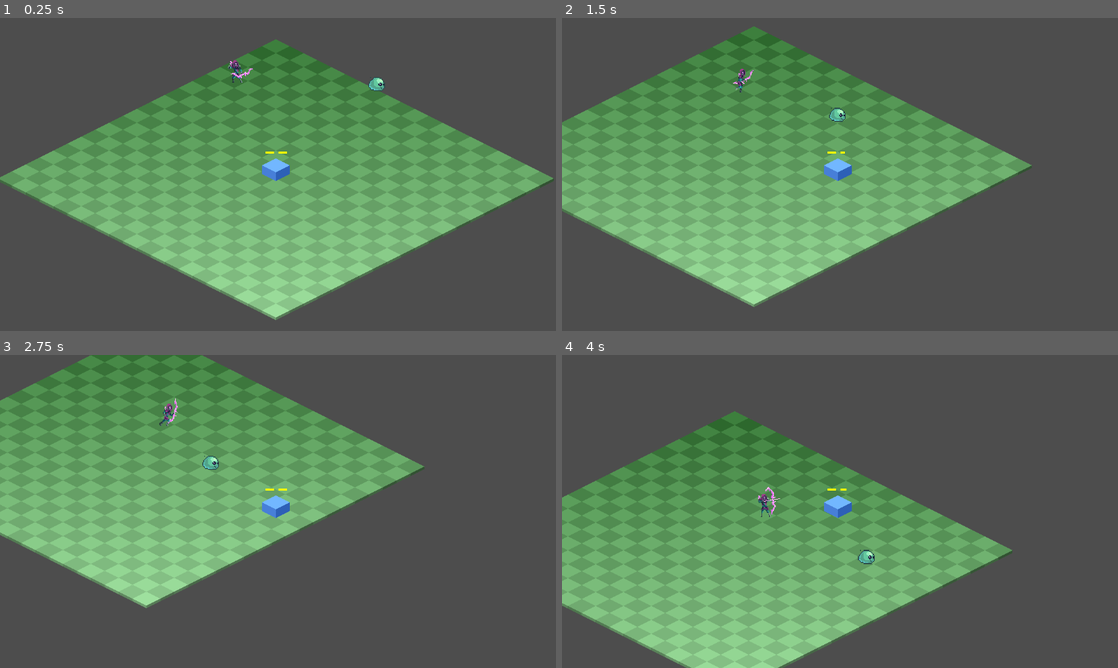
Above: before the commit, frames 1-4 (two rows, left to right).
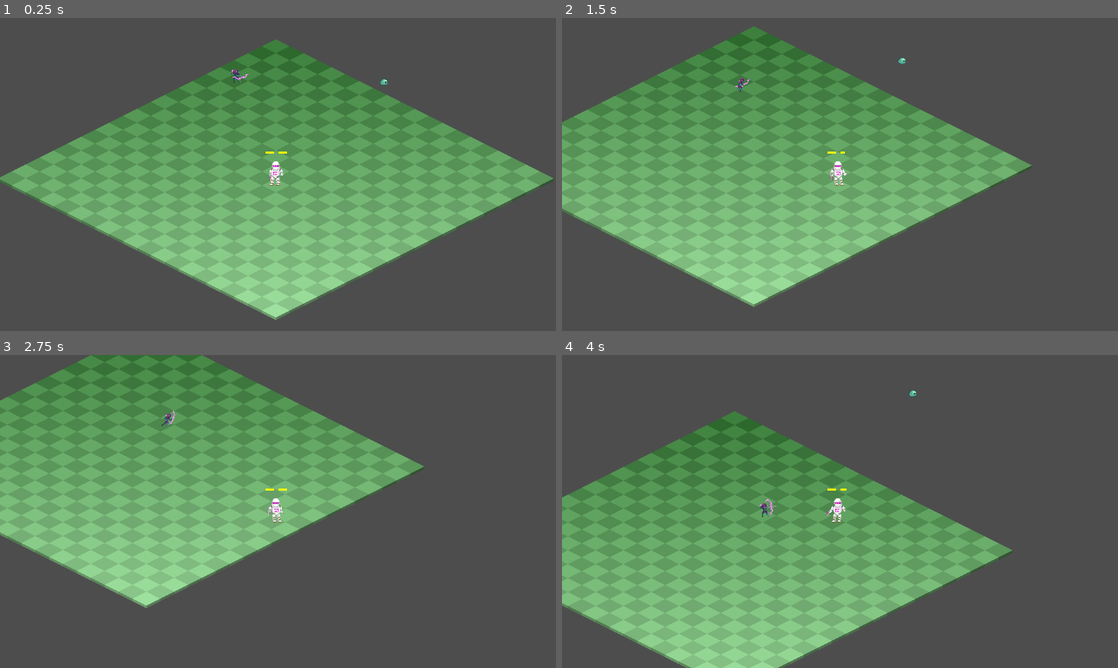
Above: after the commit, the same moments.

Repository: NoeRoberties/Odomat
Game: Godot game, scene res://Scenes/Maps/World.tscn
Same seed, same stepped clock (60 frames per second), same inputs: the game is played once before the commit and once after it.
Inputs (mouse positions are in pixels of both pictures, inside the frame that each line leads up to):
- Up to frame 1 (0.25 s): no input
- Up to frame 2 (1.5 s): tap Enter at 0.5 s; move the mouse to (962, 158) at 0.52 s; hold D (move_right) 0.53-1.28 s; hold Shift (dash) 0.53-1.28 s; move the mouse to (728, 190) at 1.27 s; hold S (move_down) from 1.28 s (still down); tap Space (interact_npc) at 1.35 s
- Up to frame 3 (2.75 s): move the mouse to (333, 442) at 2.02 s; release S (move_down) at 2.03 s; press the mouse at (333, 442) at 2.03 s; hold D (move_right) from 2.03 s (still down)
- Up to frame 4 (4 s): move the mouse to (812, 574) at 2.77 s; release D (move_right) at 2.78 s; release the mouse at (812, 574) at 2.78 s; hold W (move_up) 2.78-3.53 s; tap Shift (dash) at 2.85 s; move the mouse to (1006, 558) at 3.52 s; hold A (move_left) from 3.53 s (still down); hold Space (interact_npc) from 3.53 s (still down)

The runs differ from the first frame. In frame 1, 0.5% of the frame differs, in the area x 41-70%, y 13-54%; in frame 2, 0.5%; in frame 3, 0.5%; in frame 4, 0.6%, in the area x 35-64%, y 11-67%.

Commit message:
[ADD] Modules animation with graphic assets

Diff:
--- a/godot-project/odomat/Scenes/Maps/World.tscn
+++ b/godot-project/odomat/Scenes/Maps/World.tscn
@@ -12,13 +12,11 @@
 
 [node name="Slime" parent="." unique_id=1381557161 instance=ExtResource("3_7g83o")]
 position = Vector2(231, 112)
-scale = Vector2(2.1210763, 2.144)
 
 [node name="Player" parent="." unique_id=979638911 instance=ExtResource("1_Player")]
 
 [node name="Archer" parent="." unique_id=1862442761 instance=ExtResource("4_87k0f")]
 position = Vector2(-90, 109)
-scale = Vector2(1.3312757, 1.6796117)
 
 [node name="NPC" parent="." unique_id=714362369 instance=ExtResource("5_81t7q")]
 position = Vector2(119, -61)
--- a/godot-project/odomat/Scenes/Modules/Chips/ChipBasic.tscn
+++ b/godot-project/odomat/Scenes/Modules/Chips/ChipBasic.tscn
@@ -2,6 +2,7 @@
 
 [ext_resource type="Script" uid="uid://oj1v6fj853p2" path="res://Scripts/Player/Modules/ChipModule/chip_basic.gd" id="1_mod"]
 [ext_resource type="Script" uid="uid://dshkf1jvbt0hi" path="res://Scripts/Player/Modules/module_data.gd" id="2_data"]
+[ext_resource type="Texture2D" uid="uid://c8p0hrc0a4pjt" path="res://Assets/MainCharacter/chest_head.png" id="3_xib44"]
 
 [sub_resource type="Resource" id="Resource_data"]
 script = ExtResource("2_data")
@@ -9,6 +10,107 @@
 slot = 3
 description = "Placeholder chip module with no active behavior yet."
 
-[node name="ChipIdleModule" type="Node" unique_id=1576743659]
+[sub_resource type="AtlasTexture" id="AtlasTexture_h54ih"]
+atlas = ExtResource("3_xib44")
+region = Rect2(0, 0, 64, 64)
+
+[sub_resource type="AtlasTexture" id="AtlasTexture_ude3g"]
+atlas = ExtResource("3_xib44")
+region = Rect2(64, 0, 64, 64)
+
+[sub_resource type="AtlasTexture" id="AtlasTexture_jmcll"]
+atlas = ExtResource("3_xib44")
+region = Rect2(128, 0, 64, 64)
+
+[sub_resource type="AtlasTexture" id="AtlasTexture_4wape"]
+atlas = ExtResource("3_xib44")
+region = Rect2(192, 0, 64, 64)
+
+[sub_resource type="AtlasTexture" id="AtlasTexture_t26db"]
+atlas = ExtResource("3_xib44")
+region = Rect2(0, 64, 64, 64)
+
+[sub_resource type="AtlasTexture" id="AtlasTexture_fk5o5"]
+atlas = ExtResource("3_xib44")
+region = Rect2(64, 64, 64, 64)
+
+[sub_resource type="AtlasTexture" id="AtlasTexture_825xp"]
+atlas = ExtResource("3_xib44")
+region = Rect2(128, 64, 64, 64)
+
+[sub_resource type="AtlasTexture" id="AtlasTexture_ji083"]
+atlas = ExtResource("3_xib44")
+region = Rect2(192, 64, 64, 64)
+
+[sub_resource type="AtlasTexture" id="AtlasTexture_0kmp4"]
+atlas = ExtResource("3_xib44")
+region = Rect2(0, 128, 64, 64)
+
+[sub_resource type="AtlasTexture" id="AtlasTexture_i5acl"]
+atlas = ExtResource("3_xib44")
+region = Rect2(64, 128, 64, 64)
+
+[sub_resource type="AtlasTexture" id="AtlasTexture_epg6k"]
+atlas = ExtResource("3_xib44")
+region = Rect2(128, 128, 64, 64)
+
+[sub_resource type="AtlasTexture" id="AtlasTexture_0u84n"]
+atlas = ExtResource("3_xib44")
+region = Rect2(192, 128, 64, 64)
+
+[sub_resource type="SpriteFrames" id="SpriteFrames_qafhc"]
+animations = [{
+"frames": [{
+"duration": 1.0,
+"texture": SubResource("AtlasTexture_h54ih")
+}, {
+"duration": 1.0,
+"texture": SubResource("AtlasTexture_ude3g")
+}, {
+"duration": 1.0,
+"texture": SubResource("AtlasTexture_jmcll")
+}, {
+"duration": 1.0,
+"texture": SubResource("AtlasTexture_4wape")
+}, {
+"duration": 1.0,
+"texture": SubResource("AtlasTexture_t26db")
+}, {
+"duration": 1.0,
+"texture": SubResource("AtlasTexture_fk5o5")
+}],
+"loop": true,
+"name": &"walk_left",
+"speed": 5.0
+}, {
+"frames": [{
+"duration": 1.0,
+"texture": SubResource("AtlasTexture_825xp")
+}, {
+"duration": 1.0,
+"texture": SubResource("AtlasTexture_ji083")
+}, {
+"duration": 1.0,
+"texture": SubResource("AtlasTexture_0kmp4")
+}, {
+"duration": 1.0,
+"texture": SubResource("AtlasTexture_i5acl")
+}, {
+"duration": 1.0,
+"texture": SubResource("AtlasTexture_epg6k")
+}, {
+"duration": 1.0,
+"texture": SubResource("AtlasTexture_0u84n")
+}],
+"loop": true,
+"name": &"walk_right",
+"speed": 5.0
+}]
+
+[node name="ChipBasicModule" type="Node2D" unique_id=866893151]
 script = ExtResource("1_mod")
 module_data = SubResource("Resource_data")
+
+[node name="AnimatedSprite2D" type="AnimatedSprite2D" parent="." unique_id=1475212000]
+sprite_frames = SubResource("SpriteFrames_qafhc")
+animation = &"walk_right"
--- a/godot-project/odomat/Scenes/Modules/LeftArms/LeftArmBasic.tscn
+++ b/godot-project/odomat/Scenes/Modules/LeftArms/LeftArmBasic.tscn
@@ -2,6 +2,7 @@
 
 [ext_resource type="Script" uid="uid://c8q8cmqdfkvm6" path="res://Scripts/Player/Modules/LeftArmModule/left_arm_basic.gd" id="1_5wyh7"]
 [ext_resource type="Script" uid="uid://dshkf1jvbt0hi" path="res://Scripts/Player/Modules/module_data.gd" id="2_ljj52"]
+[ext_resource type="Texture2D" uid="uid://hgdq6m2sej6o" path="res://Assets/MainCharacter/LeftArm/left_arm_default.png" id="3_ljj52"]
 
 [sub_resource type="Resource" id="Resource_data"]
 script = ExtResource("2_ljj52")
@@ -9,6 +10,79 @@
 slot = 1
 description = "Melee arm using the current swoosh attack."
 
-[node name="LeftArmSwooshModule" type="Node" unique_id=1608895970]
+[sub_resource type="AtlasTexture" id="AtlasTexture_1e6p3"]
+atlas = ExtResource("3_ljj52")
+region = Rect2(192, 0, 64, 64)
+
+[sub_resource type="AtlasTexture" id="AtlasTexture_yb677"]
+atlas = ExtResource("3_ljj52")
+region = Rect2(128, 0, 64, 64)
+
+[sub_resource type="AtlasTexture" id="AtlasTexture_8cj01"]
+atlas = ExtResource("3_ljj52")
+region = Rect2(64, 0, 64, 64)
+
+[sub_resource type="AtlasTexture" id="AtlasTexture_i2g7t"]
+atlas = ExtResource("3_ljj52")
+region = Rect2(0, 0, 64, 64)
+
+[sub_resource type="AtlasTexture" id="AtlasTexture_8rd5p"]
+atlas = ExtResource("3_ljj52")
+region = Rect2(128, 64, 64, 64)
+
+[sub_resource type="AtlasTexture" id="AtlasTexture_wwmao"]
+atlas = ExtResource("3_ljj52")
+region = Rect2(192, 64, 64, 64)
+
+[sub_resource type="AtlasTexture" id="AtlasTexture_7xdrn"]
+atlas = ExtResource("3_ljj52")
+region = Rect2(0, 128, 64, 64)
+
+[sub_resource type="AtlasTexture" id="AtlasTexture_wid83"]
+atlas = ExtResource("3_ljj52")
+region = Rect2(64, 128, 64, 64)
+
+[sub_resource type="SpriteFrames" id="SpriteFrames_7mlye"]
+animations = [{
+"frames": [{
+"duration": 1.0,
+"texture": SubResource("AtlasTexture_1e6p3")
+}, {
+"duration": 1.0,
+"texture": SubResource("AtlasTexture_yb677")
+}, {
+"duration": 1.0,
+"texture": SubResource("AtlasTexture_8cj01")
+}, {
+"duration": 1.0,
+"texture": SubResource("AtlasTexture_i2g7t")
+}],
+"loop": true,
+"name": &"walk_left",
+"speed": 5.0
+}, {
+"frames": [{
+"duration": 1.0,
+"texture": SubResource("AtlasTexture_8rd5p")
+}, {
+"duration": 1.0,
+"texture": SubResource("AtlasTexture_wwmao")
+}, {
+"duration": 1.0,
+"texture": SubResource("AtlasTexture_7xdrn")
+}, {
+"duration": 1.0,
+"texture": SubResource("AtlasTexture_wid83")
+}],
+"loop": true,
+"name": &"walk_right",
+"speed": 5.0
+}]
+
+[node name="LeftArmBasicModule" type="Node2D" unique_id=684155175]
 script = ExtResource("1_5wyh7")
 module_data = SubResource("Resource_data")
+
+[node name="AnimatedSprite2D" type="AnimatedSprite2D" parent="." unique_id=283920834]
+sprite_frames = SubResource("SpriteFrames_7mlye")
+animation = &"walk_left"
--- a/godot-project/odomat/Scenes/Modules/Legs/LegsBasic.tscn
+++ b/godot-project/odomat/Scenes/Modules/Legs/LegsBasic.tscn
@@ -2,6 +2,7 @@
 
 [ext_resource type="Script" uid="uid://80yxfvrjks1x" path="res://Scripts/Player/Modules/LegsModule/legs_basic.gd" id="1_mod"]
 [ext_resource type="Script" uid="uid://dshkf1jvbt0hi" path="res://Scripts/Player/Modules/module_data.gd" id="2_data"]
+[ext_resource type="Texture2D" uid="uid://c02wsmraok3h8" path="res://Assets/MainCharacter/Legs/legs_default.png" id="3_w0lj3"]
 
 [sub_resource type="Resource" id="Resource_data"]
 script = ExtResource("2_data")
@@ -24,6 +25,56 @@
 gradient = SubResource("Gradient_kukki")
 width = 40
 height = 5
+
+[sub_resource type="AtlasTexture" id="AtlasTexture_g7gci"]
+atlas = ExtResource("3_w0lj3")
+region = Rect2(0, 0, 64, 64)
+
+[sub_resource type="AtlasTexture" id="AtlasTexture_r6t50"]
+atlas = ExtResource("3_w0lj3")
+region = Rect2(64, 0, 64, 64)
+
+[sub_resource type="AtlasTexture" id="AtlasTexture_6rswy"]
+atlas = ExtResource("3_w0lj3")
+region = Rect2(128, 0, 64, 64)
+
+[sub_resource type="AtlasTexture" id="AtlasTexture_jbjyn"]
+atlas = ExtResource("3_w0lj3")
+region = Rect2(0, 64, 64, 64)
+
+[sub_resource type="AtlasTexture" id="AtlasTexture_lw74r"]
+atlas = ExtResource("3_w0lj3")
+region = Rect2(64, 64, 64, 64)
+
+[sub_resource type="AtlasTexture" id="AtlasTexture_tf3ct"]
+atlas = ExtResource("3_w0lj3")
+region = Rect2(128, 64, 64, 64)
+
+[sub_resource type="SpriteFrames" id="SpriteFrames_2pktk"]
+animations = [{
+"frames": [{
+"duration": 1.0,
+"texture": SubResource("AtlasTexture_g7gci")
+}, {
+"duration": 1.0,
+"texture": SubResource("AtlasTexture_r6t50")
+}, {
+"duration": 1.0,
+"texture": SubResource("AtlasTexture_6rswy")
+}, {
+"duration": 1.0,
+"texture": SubResource("AtlasTexture_jbjyn")
+}, {
+"duration": 1.0,
+"texture": SubResource("AtlasTexture_lw74r")
+}, {
+"duration": 1.0,
+"texture": SubResource("AtlasTexture_tf3ct")
+}],
+"loop": true,
+"name": &"walk",
+"speed": 5.0
+}]
 
 [node name="LegsBasicModule" type="Node2D" unique_id=1761391186]
 script = ExtResource("1_mod")
@@ -58,5 +109,9 @@
 step = 0.1
 texture_progress = SubResource("GradientTexture2D_ft8w5")
 
+[node name="AnimatedSprite2D" type="AnimatedSprite2D" parent="." unique_id=1870835709]
+sprite_frames = SubResource("SpriteFrames_2pktk")
+animation = &"walk"
+
 [connection signal="timeout" from="DashTimer" to="." method="_on_dash_timer_timeout"]
 [connection signal="timeout" from="DashAgainTimer" to="." method="_on_dash_again_timer_timeout"]
--- a/godot-project/odomat/Scenes/Modules/RightArms/RightArmSword.tscn
+++ b/godot-project/odomat/Scenes/Modules/RightArms/RightArmSword.tscn
@@ -1,14 +1,94 @@
-[gd_scene format=3]
+[gd_scene format=3 uid="uid://ddyv4gut3shpm"]
 
 [ext_resource type="Script" uid="uid://daebdyth45vwx" path="res://Scripts/Player/Modules/RightArmModule/right_arm_sword.gd" id="1_mod"]
 [ext_resource type="Script" uid="uid://dshkf1jvbt0hi" path="res://Scripts/Player/Modules/module_data.gd" id="2_data"]
+[ext_resource type="Texture2D" uid="uid://cevkw4xg5gq5a" path="res://Assets/MainCharacter/RightArm/right_arm_sword.png" id="3_ewdhf"]
 
 [sub_resource type="Resource" id="Resource_data"]
 script = ExtResource("2_data")
 module_name = "Right Arm (Idle)"
-slot = 0
 description = "Placeholder right arm module with no active behavior yet."
 
-[node name="RightArmIdleModule" type="Node"]
+[sub_resource type="AtlasTexture" id="AtlasTexture_to4uw"]
+atlas = ExtResource("3_ewdhf")
+region = Rect2(192, 0, 64, 64)
+
+[sub_resource type="AtlasTexture" id="AtlasTexture_p7cr0"]
+atlas = ExtResource("3_ewdhf")
+region = Rect2(128, 0, 64, 64)
+
+[sub_resource type="AtlasTexture" id="AtlasTexture_vrod0"]
+atlas = ExtResource("3_ewdhf")
+region = Rect2(64, 0, 64, 64)
+
+[sub_resource type="AtlasTexture" id="AtlasTexture_fcbn2"]
+atlas = ExtResource("3_ewdhf")
+region = Rect2(0, 0, 64, 64)
+
+[sub_resource type="AtlasTexture" id="AtlasTexture_hjq2i"]
+atlas = ExtResource("3_ewdhf")
+region = Rect2(128, 64, 64, 64)
+
+[sub_resource type="AtlasTexture" id="AtlasTexture_ui31c"]
+atlas = ExtResource("3_ewdhf")
+region = Rect2(192, 64, 64, 64)
+
+[sub_resource type="AtlasTexture" id="AtlasTexture_karlm"]
+atlas = ExtResource("3_ewdhf")
+region = Rect2(256, 64, 64, 64)
+
+[sub_resource type="AtlasTexture" id="AtlasTexture_2avfq"]
+atlas = ExtResource("3_ewdhf")
+region = Rect2(0, 128, 64, 64)
+
+[sub_resource type="AtlasTexture" id="AtlasTexture_d2y64"]
+atlas = ExtResource("3_ewdhf")
+region = Rect2(64, 128, 64, 64)
+
+[sub_resource type="SpriteFrames" id="SpriteFrames_a4sj2"]
+animations = [{
+"frames": [{
+"duration": 1.0,
+"texture": SubResource("AtlasTexture_to4uw")
+}, {
+"duration": 1.0,
+"texture": SubResource("AtlasTexture_p7cr0")
+}, {
+"duration": 1.0,
+"texture": SubResource("AtlasTexture_vrod0")
+}, {
+"duration": 1.0,
+"texture": SubResource("AtlasTexture_fcbn2")
+}],
+"loop": true,
+"name": &"walk_left",
+"speed": 5.0
+}, {
+"frames": [{
+"duration": 1.0,
+"texture": SubResource("AtlasTexture_hjq2i")
+}, {
+"duration": 1.0,
+"texture": SubResource("AtlasTexture_ui31c")
+}, {
+"duration": 1.0,
+"texture": SubResource("AtlasTexture_karlm")
+}, {
+"duration": 1.0,
+"texture": SubResource("AtlasTexture_2avfq")
+}, {
+"duration": 1.0,
+"texture": SubResource("AtlasTexture_d2y64")
+}],
+"loop": true,
+"name": &"walk_right",
+"speed": 5.0
+}]
+
+[node name="RightArmSwordModule" type="Node2D" unique_id=1078295847]
 script = ExtResource("1_mod")
 module_data = SubResource("Resource_data")
+
+[node name="AnimatedSprite2D" type="AnimatedSprite2D" parent="." unique_id=1363165983]
+sprite_frames = SubResource("SpriteFrames_a4sj2")
+animation = &"walk_right"
--- a/godot-project/odomat/Scenes/Player/Player.tscn
+++ b/godot-project/odomat/Scenes/Player/Player.tscn
@@ -21,20 +21,6 @@
 position = Vector2(0, -10)
 shape = SubResource("RectangleShape2D_rpqav")
 
-[node name="Visual" type="Node2D" parent="." unique_id=1037018680]
-
-[node name="Left" type="Polygon2D" parent="Visual" unique_id=2019563240]
-color = Color(0.28, 0.5, 0.85, 1)
-polygon = PackedVector2Array(-32, -20, 0, -4, 0, 16, -32, 0)
-
-[node name="Right" type="Polygon2D" parent="Visual" unique_id=1002278893]
-color = Color(0.18, 0.38, 0.72, 1)
-polygon = PackedVector2Array(32, -20, 0, -4, 0, 16, 32, 0)
-
-[node name="Top" type="Polygon2D" parent="Visual" unique_id=239676820]
-color = Color(0.45, 0.72, 1, 1)
-polygon = PackedVector2Array(0, -36, 32, -20, 0, -4, -32, -20)
-
 [node name="Camera2D" type="Camera2D" parent="." unique_id=1602098945]
 position = Vector2(5, 1)
 
--- a/godot-project/odomat/Scripts/Player/Modules/ChipModule/chip_basic.gd
+++ b/godot-project/odomat/Scripts/Player/Modules/ChipModule/chip_basic.gd
@@ -1,2 +1,6 @@
 class_name ChipIdleModule
 extends Module
+
+func _ready() -> void:
+	_sprite = $AnimatedSprite2D
+	_sprite.animation = "walk_left"
--- a/godot-project/odomat/Scripts/Player/Modules/LeftArmModule/left_arm_basic.gd
+++ b/godot-project/odomat/Scripts/Player/Modules/LeftArmModule/left_arm_basic.gd
@@ -1,2 +1,6 @@
 class_name LeftArmSwooshModule
 extends Module
+
+func _ready() -> void:
+	_sprite = $AnimatedSprite2D
+	_sprite.animation = "walk_left"
--- a/godot-project/odomat/Scripts/Player/Modules/LegsModule/legs_basic.gd
+++ b/godot-project/odomat/Scripts/Player/Modules/LegsModule/legs_basic.gd
@@ -27,6 +27,8 @@
 func _ready() -> void:
 	if dash_ui != null:
 		dash_ui.z_index = 100
+	_sprite = $AnimatedSprite2D
+	_sprite.flip_h = false
 
 
 func _unhandled_input(event: InputEvent) -> void:
@@ -40,7 +42,7 @@
 	if GameState.current_state != GameState.GameState.PLAYING:
 		return
 
-	var player = get_parent()
+	var player: Player = get_parent()
 	if player == null:
 		return
 
@@ -50,6 +52,7 @@
 			move_dir += ISO_DIRS[action]
 	if move_dir != Vector2.ZERO:
 		_last_move_dir = move_dir.normalized()
+	player.update_animation(move_dir)
 
 	if _dash_requested and _dash_count <= MAX_DASH:
 		var dash_dir := _last_move_dir
@@ -102,3 +105,22 @@
 		_dash_count -= 1
 		if _dash_count > 0:
 			dash_again_timer.start()
+
+func update_animation(move_dir: Vector2) -> void:
+	if move_dir == Vector2.ZERO:
+		_sprite.stop()
+		return
+	if move_dir.x < 0.0:
+		_sprite.play("walk")
+		_sprite.flip_h = false
+		return
+	if move_dir.x > 0.0:
+		_sprite.play("walk")
+		_sprite.flip_h = true
+		return
+	if move_dir.y > 0.0:
+		_sprite.play()
+		return
+	if move_dir.y < 0.0:
+		_sprite.play()
+		return
--- a/godot-project/odomat/Scripts/Player/Modules/RightArmModule/right_arm_sword.gd
+++ b/godot-project/odomat/Scripts/Player/Modules/RightArmModule/right_arm_sword.gd
@@ -18,16 +18,18 @@
 
 func _ready() -> void:
 	_setup_attack_area()
+	_sprite = $AnimatedSprite2D
+	_sprite.animation = "walk_left"
 
 
-func on_unequip(_player: CharacterBody2D) -> void:
+func on_unequip(_player: Player) -> void:
 	if _attack_area != null and is_instance_valid(_attack_area):
 		_attack_area.queue_free()
 		_attack_area = null
 
 
 func _setup_attack_area() -> void:
-	var player := get_parent() as CharacterBody2D
+	var player := get_parent() as Player
 	if player == null:
 		return
 
--- a/godot-project/odomat/Scripts/Player/Modules/module.gd
+++ b/godot-project/odomat/Scripts/Player/Modules/module.gd
@@ -3,23 +3,42 @@
 
 
 @export var module_data: ModuleData
+var _sprite: AnimatedSprite2D
 
 
-func on_equip(_player: CharacterBody2D) -> void:
+func on_equip(_player: Player) -> void:
 	pass
 
 
-func on_unequip(_player: CharacterBody2D) -> void:
+func on_unequip(_player: Player) -> void:
 	pass
 
 
-func handle_input(_player: CharacterBody2D, _event: InputEvent) -> void:
+func handle_input(_player: Player, _event: InputEvent) -> void:
 	pass
 
 
-func handle_physics(_player: CharacterBody2D, _delta: float) -> void:
+func handle_physics(_player: Player, _delta: float) -> void:
 	pass
 
 
-func handle_process(_player: CharacterBody2D, _delta: float) -> void:
+func handle_process(_player: Player, _delta: float) -> void:
 	pass
+
+
+func update_animation(move_dir: Vector2) -> void:
+	if move_dir == Vector2.ZERO:
+		_sprite.stop()
+		return
+	if move_dir.x < 0.0:
+		_sprite.play("walk_left")
+		return
+	if move_dir.x > 0.0:
+		_sprite.play("walk_right")
+		return
+	if move_dir.y > 0.0:
+		_sprite.play()
+		return
+	if move_dir.y < 0.0:
+		_sprite.play()
+		return
--- a/godot-project/odomat/Scripts/Player/player.gd
+++ b/godot-project/odomat/Scripts/Player/player.gd
@@ -1,3 +1,5 @@
+class_name Player
+
 extends CharacterBody2D
 
 var _npc_to_interact: NPC = null
@@ -9,11 +11,9 @@
 }
 
 const EquipmentMenuScene: PackedScene = preload("res://Scenes/UI/EquipmentMenu/EquipmentMenu.tscn")
-@onready var _visual: Node2D = $Visual
 
 var _health = 100
 var _hit_invulnerability: float = 0.0
-var _blink_tween: Tween = null
 
 const HIT_INVULNERABILITY_DURATION: float = 0.25
 
@@ -46,21 +46,6 @@
 
 func _process(delta: float) -> void:
 	_hit_invulnerability = maxf(0.0, _hit_invulnerability - delta)
-
-
-func _play_damage_blink() -> void:
-	if _visual == null:
-		return
-
-	if _blink_tween != null and _blink_tween.is_valid():
-		_blink_tween.kill()
-
-	var original_color := _visual.modulate
-	_blink_tween = create_tween()
-	_blink_tween.set_parallel(false)
-	for i in range(4):
-		_blink_tween.tween_property(_visual, "modulate", Color.RED, 0.08)
-		_blink_tween.tween_property(_visual, "modulate", original_color, 0.08)
 
 func _on_hitbox_body_entered(body: Node2D) -> void:
 	if body is NPC:
@@ -107,10 +92,15 @@
 
 	_hit_invulnerability = HIT_INVULNERABILITY_DURATION
 	_health -= damage
-	_play_damage_blink()
+	# play_damage_blink()
 
 	if knockback_velocity.length() > 0:
 		velocity -= knockback_velocity
 
 	if _health <= 0:
 		queue_free()
+
+func update_animation(move_dir: Vector2) -> void:
+	for slot in _equipped_modules:
+		if _equipped_modules[slot] != null:
+			_equipped_modules[slot].update_animation(move_dir)
